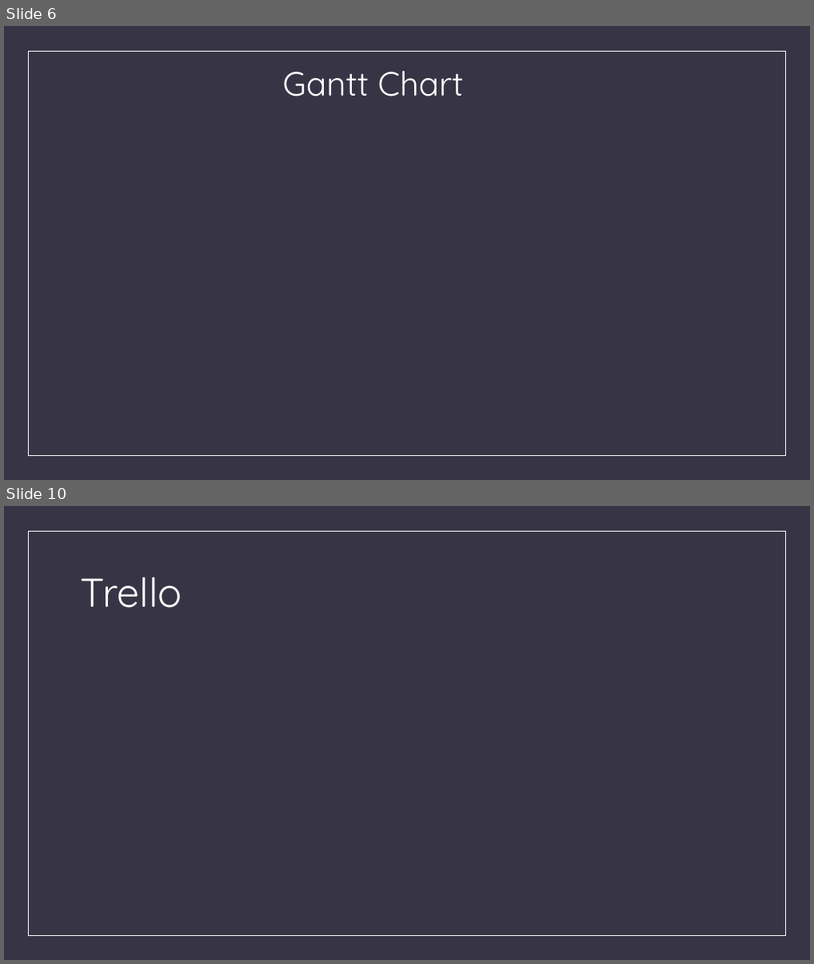
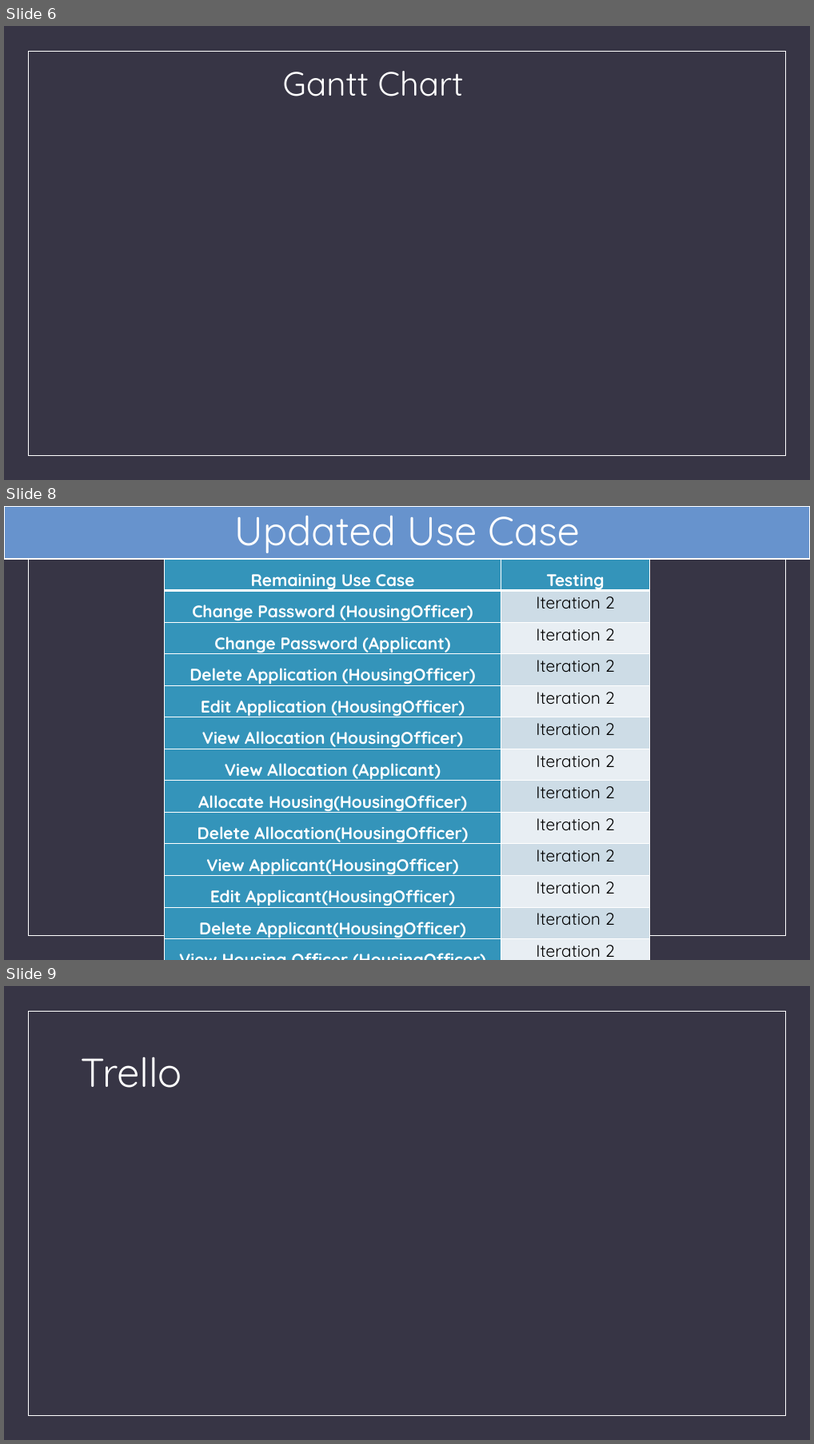
Before and after one commit to aldobagus725/Web-Based-Information-System-for-Micro-Housing-System-in-Kuala-Lumpur, a slide deck: ASS 3 Document/ASS3_BIT302_E1700882_E1700873_PowerPoint.pptx. Shown one above the other, each under a label of ours: slides 6 and 10 before the commit, slides 6, 8 and 9 after it; the slides between them are not shown. The pictures are 814x964 and 814x1444 pixels, drawn with LibreOffice and Linux fonts; fonts in the diff are those of the drawing; background and template pictures are left out. Boxes give left, top, right and bottom in pixels: in the first picture for what was removed or moved away, otherwise in the second. Text is boxed around its words. In the diff, an @@ line names an element or a change of style, - is before the commit and + after.

```diff
--- a/ASS 3 Document/ASS3_BIT302_E1700882_E1700873_PowerPoint.pptx
+++ b/ASS 3 Document/ASS3_BIT302_E1700882_E1700873_PowerPoint.pptx
@@ slide 8 added at <box>4,506,810,960</box>, background #373545; not listed: 1 template element that a slide beside it also shows @@
@@ title added at <box>4,506,810,560</box>, fill #6793CD, outline #FFFFFF 1.5 pt, 48 pt, text #FFFFFF @@
+Updated Use Case
@@ table added at <box>164,560,650,960</box>, 13 rows, 2 columns @@
+Remaining Use Case | Testing
+Change Password (HousingOfficer) | Iteration 2
+Change Password (Applicant) | Iteration 2
+Delete Application (HousingOfficer) | Iteration 2
+Edit Application (HousingOfficer) | Iteration 2
+View Allocation (HousingOfficer) | Iteration 2
+View Allocation (Applicant) | Iteration 2
+Allocate Housing(HousingOfficer) | Iteration 2
+Delete Allocation(HousingOfficer) | Iteration 2
+View Applicant(HousingOfficer) | Iteration 2
+Edit Applicant(HousingOfficer) | Iteration 2
+Delete Applicant(HousingOfficer) | Iteration 2
+View Housing Officer (HousingOfficer) | Iteration 2
@@ what was slide 10 is now slide 9 @@
```
Also in this commit, not shown: 2 slides changed, 2 slides removed, 4 other files.
